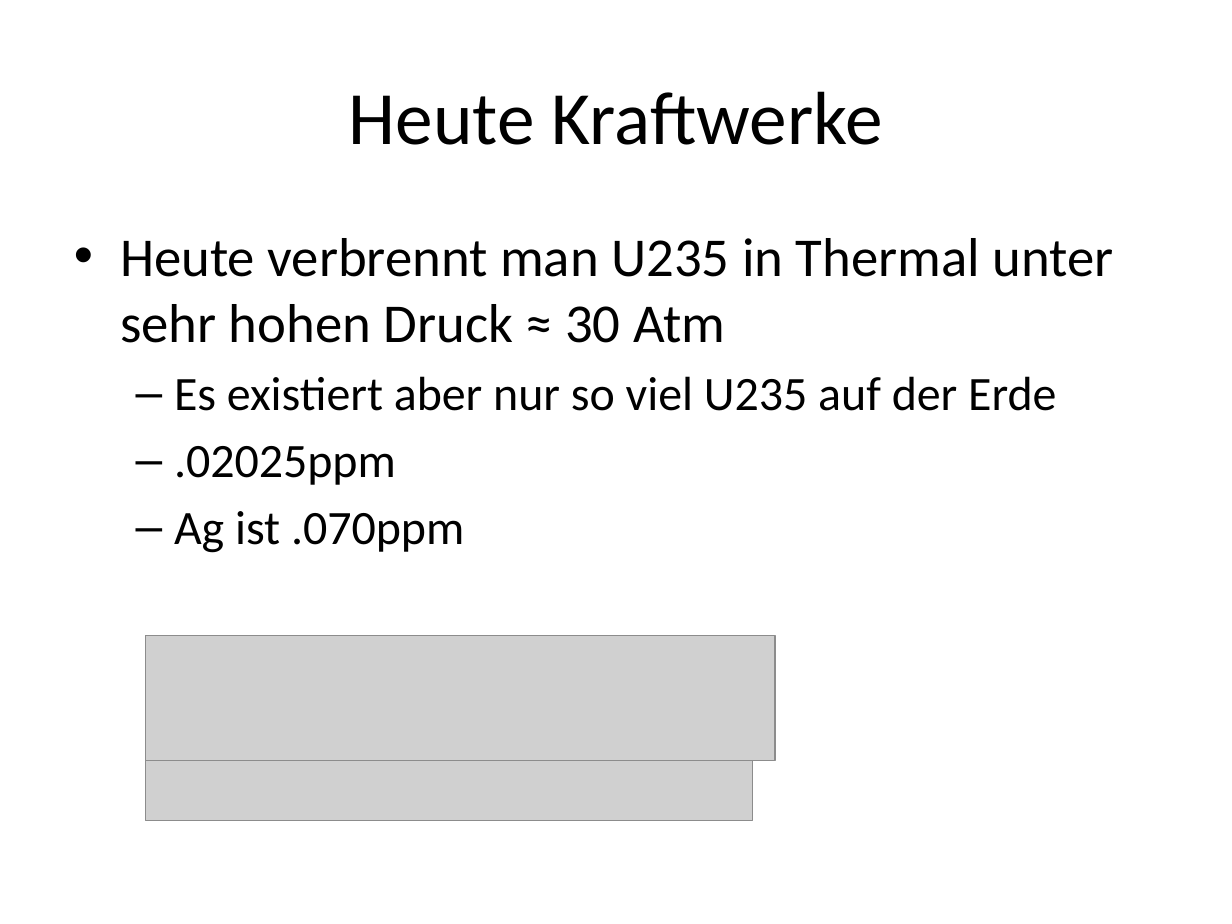
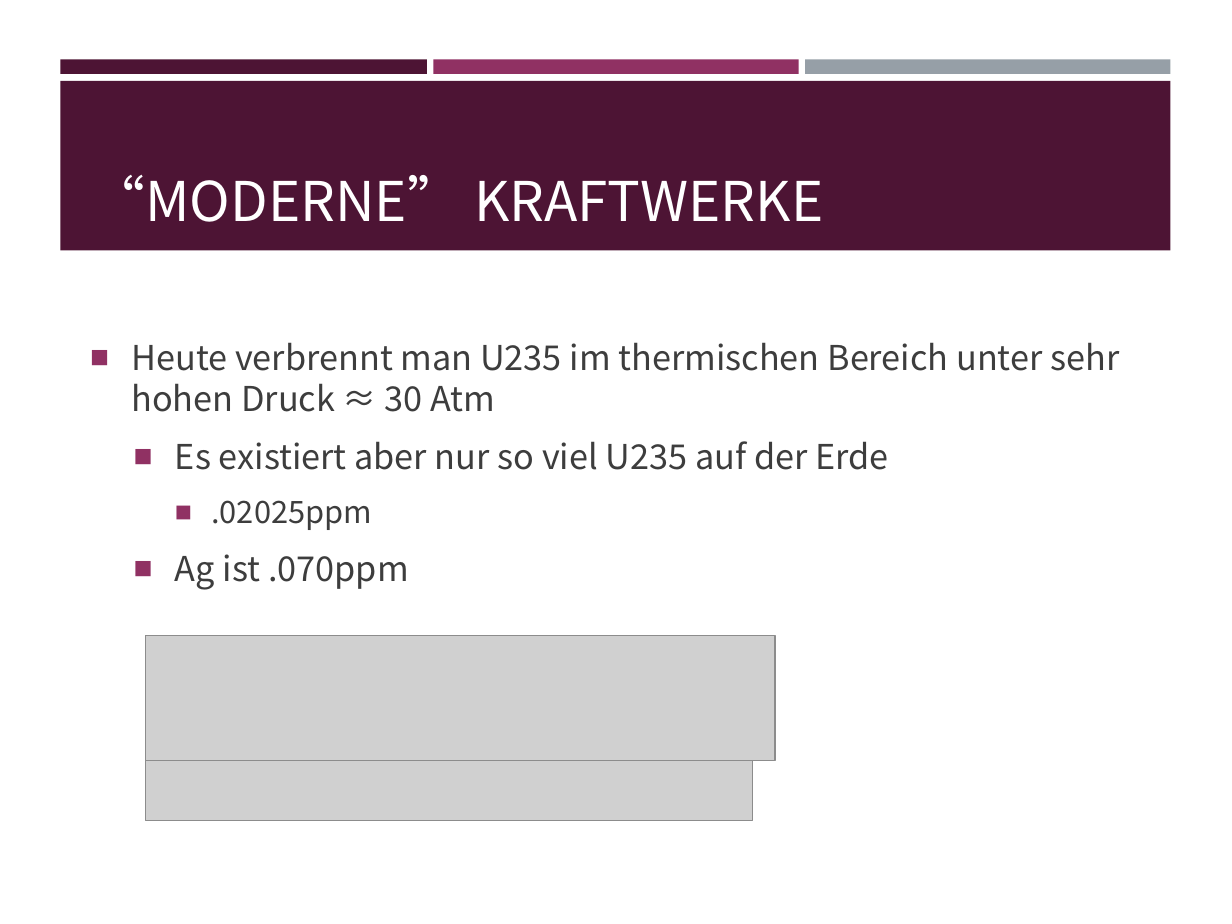
Before and after one commit to EnemyoftheFarmer/Thorium-Presentation, a slide deck: slide 15 of Thorium Reactors.pptx (slide 14 before the commit). Drawn at 1232x924 pixels with LibreOffice and Linux fonts; fonts in the diff are those of the drawing; grey boxes stand for pictures. Boxes give left, top, right and bottom in pixels: in the first picture for what was removed or moved away, otherwise in the second. Text is boxed around its words. In the diff, an @@ line names an element or a change of style, - is before the commit and + after.

```diff
--- a/Thorium Reactors.pptx
+++ b/Thorium Reactors.pptx
@@ rectangle added at [60, 59, 426, 74], fill #4D1434 @@
@@ rectangle added at [434, 59, 798, 74], fill #903163 @@
@@ rectangle added at [806, 59, 1170, 74], fill #969FA7 @@
@@ rectangle added at [60, 81, 1170, 251], fill #4D1434 @@
@@ title "“MODERNE” KRAFTWERKE" at [91, 175, 823, 222]: vertical alignment middle to bottom @@
@@ title at [91, 175, 823, 222]: text changed; size 44 to 32 pt; font Calibri to Noto Sans CJK SC; text colour #000000 to #FFFFFF @@
-Heute Kraftwerke
+“MODERNE” KRAFTWERKE
@@ text "Heute verbrennt man U235 im ...": place and size @@
-text "Heute verbrennt man U235 im ..." at [120, 238, 1113, 553]
+text "Heute verbrennt man U235 im ..." at [131, 342, 1119, 590]
@@ text "Heute verbrennt man U235 im ..." at [131, 342, 1119, 590]: vertical alignment top to middle @@
@@ text at [131, 342, 1119, 412]: text changed; size 32 to 20 pt; font Calibri to Noto Sans CJK SC; text colour #000000 to #3D3D3D @@
-• Heute verbrennt man U235 in Thermal unter sehr hohen Druck ≈ 30 Atm
+■ Heute verbrennt man U235 im thermischen Bereich unter sehr hohen Druck ≈ 30 Atm
@@ text at [175, 441, 888, 590]: size 28 to 20 pt in "Es existiert aber nur so viel U235 ...", "Ag ist .070ppm"; font Calibri to Noto Sans CJK SC, text colour #000000 to #3D3D3D in "Es existiert aber nur so viel U235 ...", ".02025ppm", "Ag ist .070ppm"; size 28 to 18 pt in ".02025ppm"; bullet – to ■; more space between paragraphs; list level 2 to 3 in ".02025ppm" @@
```
Also in this commit, not shown: 17 other slides changed, 2 slides added.
